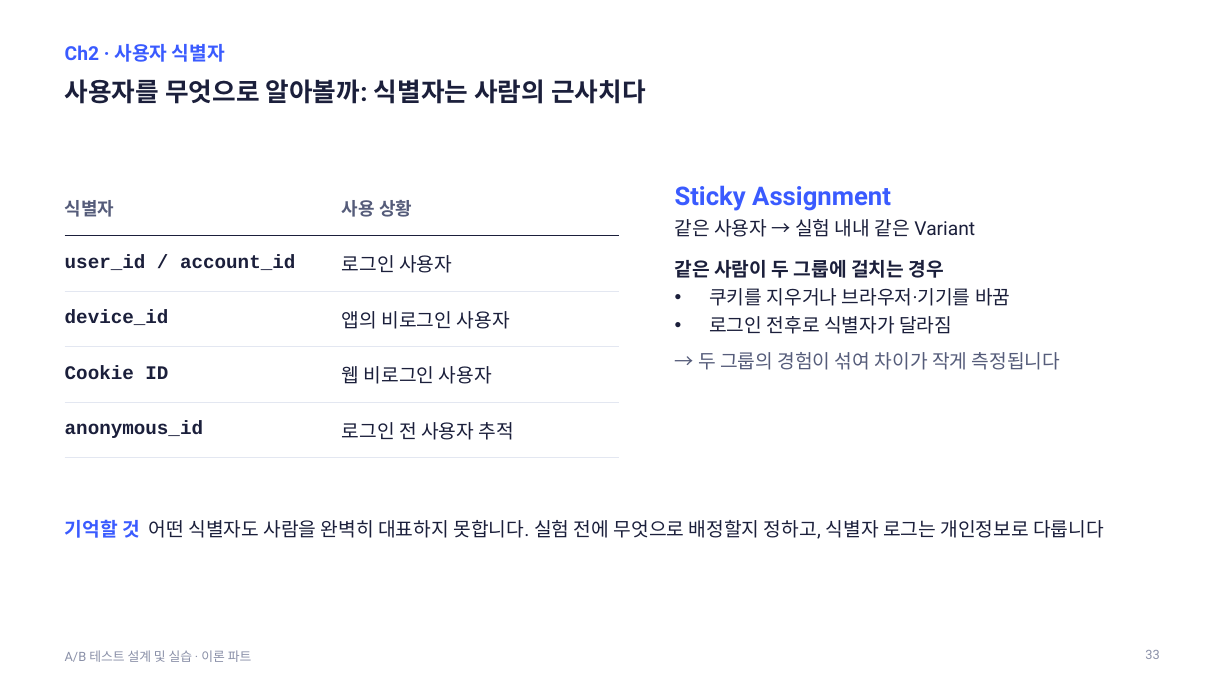
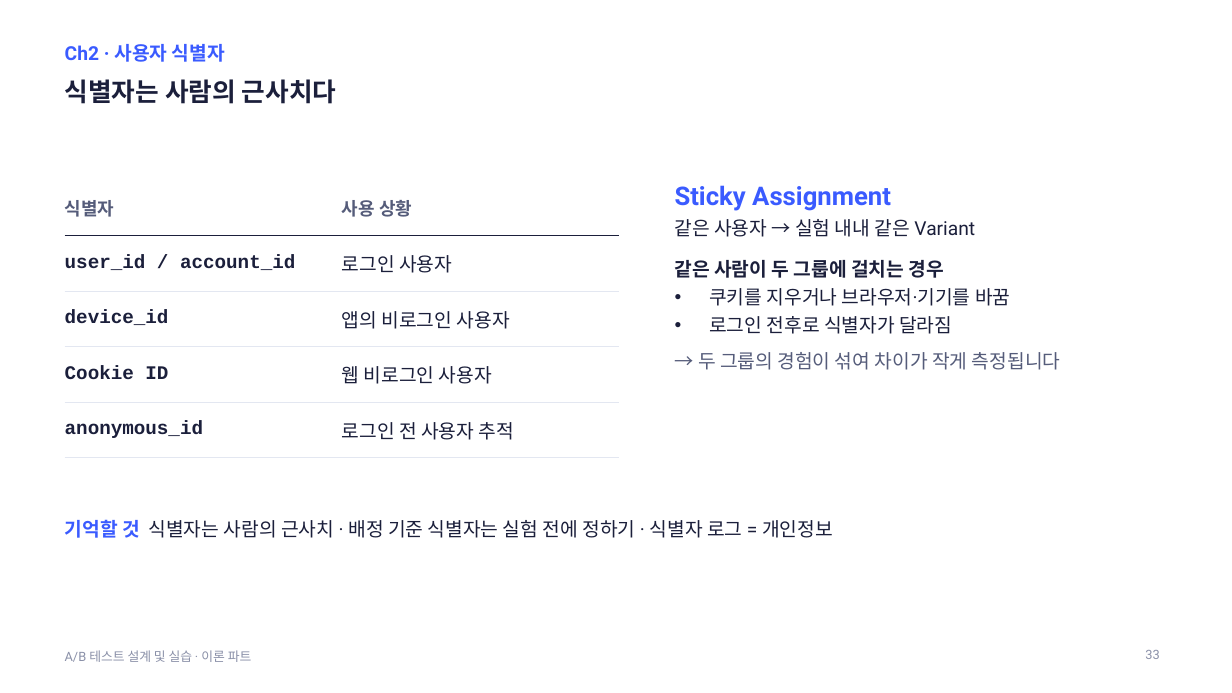
Before and after one commit to kkamret/quickmart-lab-rats, a slide deck: slide 33 of docs/lecture/ab-testing-theory.pptx. Drawn at 1232x693 pixels with LibreOffice and Linux fonts; fonts in the diff are those of the drawing. Boxes give left, top, right and bottom in pixels: in the first picture for what was removed or moved away, otherwise in the second. Text is boxed around its words. In the diff, an @@ line names an element or a change of style, - is before the commit and + after.

```diff
--- a/docs/lecture/ab-testing-theory.pptx
+++ b/docs/lecture/ab-testing-theory.pptx
@@ title at (65,79,337,104): text changed @@
-사용자를 무엇으로 알아볼까: 식별자는 사람의 근사치다
+식별자는 사람의 근사치다
@@ text at (65,519,833,538): text changed @@
-기억할 것 어떤 식별자도 사람을 완벽히 대표하지 못합니다. 실험 전에 무엇으로 배정할지 정하고, 식별자 로그는 개인정보로 다룹니다
+기억할 것 식별자는 사람의 근사치 · 배정 기준 식별자는 실험 전에 정하기 · 식별자 로그 = 개인정보
```
Also in this commit, not shown: 44 other slides changed, 1 slide added, 1 slide removed, 2 other files.
